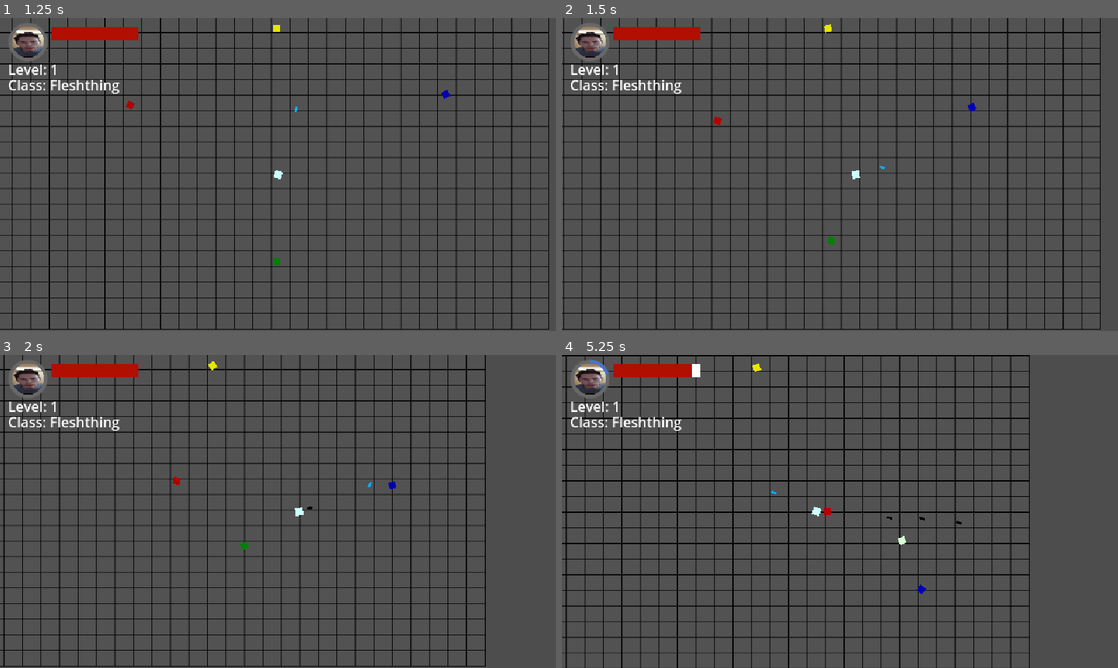
Above: before the commit, frames 1-4 (two rows, left to right).
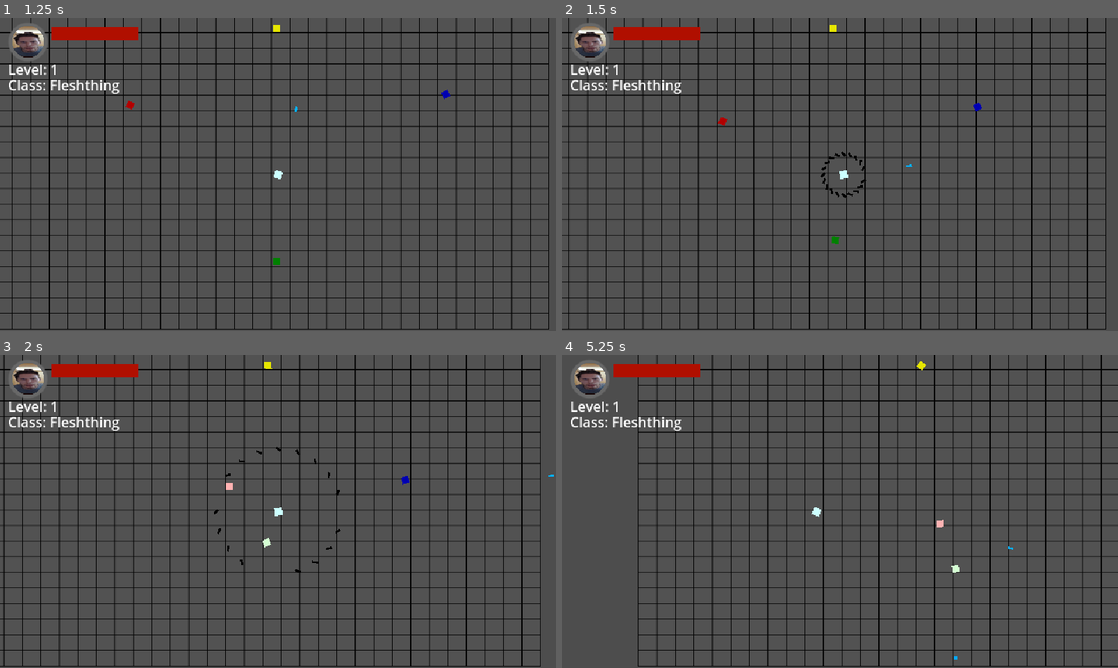
Above: after the commit, the same moments.

Repository: EmpexOri/OperationHavok
Game: Godot game, scene res://Scenes/MenuScene.tscn
The game is run twice, just before and just after one commit, with the same random seed, the same clock (stepped at 60 frames per second) and the same inputs.
Inputs (mouse positions are in pixels of both pictures, inside the frame that each line leads up to):
- Up to frame 1 (1.25 s): click "Play" at 0.5 s
- Up to frame 2 (1.5 s): move the mouse to (962, 158) at 1.27 s; hold D (right) from 1.28 s (still down); click (962, 158) at 1.35 s
- Up to frame 3 (2 s): keep holding D (right)
- Up to frame 4 (5.25 s): move the mouse to (728, 527) at 2.02 s; release D (right) at 2.03 s; hold S (down) 2.03-2.78 s; click (728, 527) at 2.1 s; move the mouse to (895, 442) at 2.77 s; hold D (right) 2.78-3.53 s; click (895, 442) at 2.85 s; move the mouse to (812, 574) at 3.52 s; hold W (up) 3.53-4.28 s; click (812, 574) at 3.6 s; move the mouse to (1006, 558) at 4.27 s; hold A (left) from 4.28 s (still down); click (1006, 558) at 4.35 s; move the mouse to (673, 464) at 5.02 s; click (673, 464) at 5.1 s

Frame 1 is identical in both runs. In frame 2, 11% of the frame differs, in the area x 0-98%, y 0-100%; in frame 3, 1.5%; in frame 4, 19%, in the area x 0-100%, y 0-100%.

Commit message:
Technomancer class works properly (cooldown and bullet pattern included!)

Diff:
--- a/Assets/Scripts/Player Scripts/Technomancer.gd
+++ b/Assets/Scripts/Player Scripts/Technomancer.gd
@@ -1,17 +1,55 @@
 extends Node2D
 
 #var MoveSpeed = 250
-#var BulletSpeed = 1500
+var BulletSpeed = 100
 var Bullet = preload("res://Scenes/Misc/bullet.tscn")
+var BurstAmount = 3
+var CooldownTimer: float = 3
+var Enabled = true
 
 func ability(Player: Node2D):
-	var BulletInstance = Bullet.instantiate()
-	BulletInstance.name = "Spell_" + str(randi())  # Assigns a unique name
-	BulletInstance.get_node("Sprite2D").modulate = Color(0, 0, 0)  # Black color
-	BulletInstance.add_to_group("Spell")
-	var Direction = (Player.get_global_mouse_position() - Player.global_position).normalized()
-	var OffsetDistance = 30
-	BulletInstance.position = Player.global_position + (Direction * OffsetDistance)
-	BulletInstance.rotation = Direction.angle()
+	if not Enabled:
+		return
+	else:
+		Enabled = false
+
+		Player.velocity = Vector2.ZERO  # Stops movement completely
+		Player.set_physics_process(false)  # Temporarily disable movement
+
+		for i in range(BurstAmount):
+			burst_fire(Player)
+			await Player.get_tree().create_timer(1).timeout  # Wait between shots
+
+		Player.set_physics_process(true)  # Re-enable movement
+
+		await Player.get_tree().create_timer(CooldownTimer).timeout  # Cooldown delay
+		Enabled = true  # Enable shooting again
+
+#func burst_fire(Player: Node2D):
+	#var BulletInstance = Bullet.instantiate()
+	#BulletInstance.name = "Spell_" + str(randi())  # Assigns a unique name
+	#BulletInstance.get_node("Sprite2D").modulate = Color(0, 0, 0)  # Black color
+	#BulletInstance.add_to_group("Spell")
+	#var Direction = (Player.get_global_mouse_position() - Player.global_position).normalized()
+	#var OffsetDistance = 12
+	#BulletInstance.position = Player.global_position + (Direction * OffsetDistance)
+	#BulletInstance.rotation = Direction.angle()
 	#BulletInstance.linear_velocity = Direction * BulletSpeed
-	Player.get_tree().get_root().call_deferred("add_child", BulletInstance)
+	#Player.get_tree().get_root().call_deferred("add_child", BulletInstance)
+
+func burst_fire(Player: Node2D):
+	for i in range(20):
+		var angle = (i / float(20)) * TAU  # TAU = "2 * PI" (aka a full circle)
+		var Direction = Vector2(cos(angle), sin(angle))  # Convert angle to direction vector
+
+		var BulletInstance = Bullet.instantiate()
+		BulletInstance.name = "Spell_" + str(randi())  # Assigns a unique name
+		BulletInstance.get_node("Sprite2D").modulate = Color(0, 0, 0)  # Black color
+		BulletInstance.add_to_group("Spell")
+
+		var OffsetDistance = 12
+		BulletInstance.position = Player.global_position + (Direction * OffsetDistance)
+		BulletInstance.rotation = angle + 90
+		BulletInstance.linear_velocity = Direction * BulletSpeed
+
+		Player.get_tree().get_root().call_deferred("add_child", BulletInstance)
--- a/Assets/Scripts/Player Scripts/bullet.gd
+++ b/Assets/Scripts/Player Scripts/bullet.gd
@@ -9,5 +9,5 @@
 	LifeTimer.start()
 
 func _on_area_2d_body_entered(body: Node2D):
-	if body != self and (body.is_in_group("Player") or body.is_in_group("Enemy") or body.is_in_group("Bullet") or body.is_in_group("Laser")): # Fixed
+	if body != self and (body.is_in_group("Player") or body.is_in_group("Enemy") or body.is_in_group("Bullet") or body.is_in_group("Laser") or body.is_in_group("Minion")): # Fixed
 		queue_free()
--- a/Assets/Scripts/Player Scripts/player.gd
+++ b/Assets/Scripts/Player Scripts/player.gd
@@ -2,7 +2,7 @@
 
 var Bullet = preload("res://Scenes/Misc/bullet.tscn")
 var Class = preload("res://Assets/Scripts/Player Scripts/Technomancer.gd").new()
-var Mode = "fire"
+#var Mode = "fire"
 var Trigger_Timer = Timer.new()
 var Damage_Timer = Timer.new()
 
@@ -23,7 +23,7 @@
 	Trigger_Timer = Timer.new()
 	Trigger_Timer.wait_time = 0.25
 	Trigger_Timer.one_shot = false
-	Trigger_Timer.connect("timeout", Callable(self, Mode)) # Executes the spawn function once timer has ended
+	Trigger_Timer.connect("timeout", Callable(self, "fire")) # Executes the spawn function once timer has ended
 	add_child(Trigger_Timer)
 	Trigger_Timer.start()
 
@@ -33,6 +33,12 @@
 	Damage_Timer.one_shot = false
 	Damage_Timer.connect("timeout", Callable(self, "deal_damage"))
 	add_child(Damage_Timer)
+
+func _process(delta):
+	if Global.PlayerHP <= 0:
+		print("DEAD")
+		Global.PlayerHP = Global.PlayerHPMax
+		kill()
 
 func _physics_process(_delta):
 	var Motion = Vector2()
@@ -56,19 +62,16 @@
 
 	look_at(get_global_mouse_position())
 
+func _input(event):
 	if Input.is_action_just_pressed("LMB"):
-		if Mode == "fire":
-			Class.ability(self)
-			Mode = "ability"
-		elif Mode == "ability":
-			fire()
-			Mode = "fire"
+		Trigger_Timer.stop()
+		Class.ability(self)
+		await get_tree().create_timer(3).timeout
+		#Mode = "ability"
+		Trigger_Timer.start()
 
-		Trigger_Timer.stop()
-		trigger()
-
-func ability():
-	Class.ability(self)
+#func ability():
+	#Class.ability(self)
 
 func fire():
 	var BulletInstance = Bullet.instantiate()
@@ -83,9 +86,6 @@
 
 func deal_damage():
 	Global.PlayerHP -= 10
-	if Global.PlayerHP <= 0:
-		Global.PlayerHP = Global.PlayerHPMax
-		kill()
 
 func kill():
 	get_tree().reload_current_scene()
